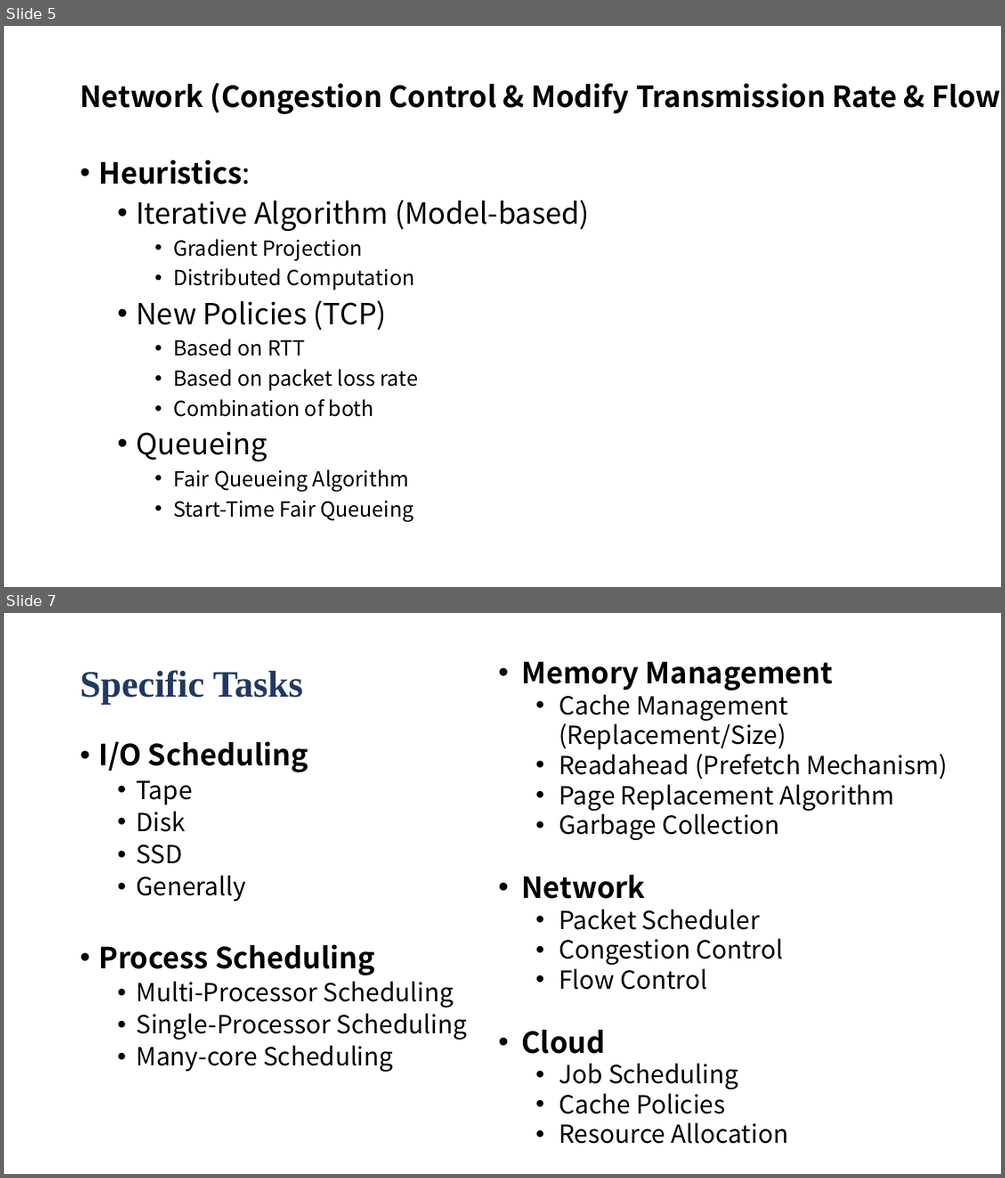
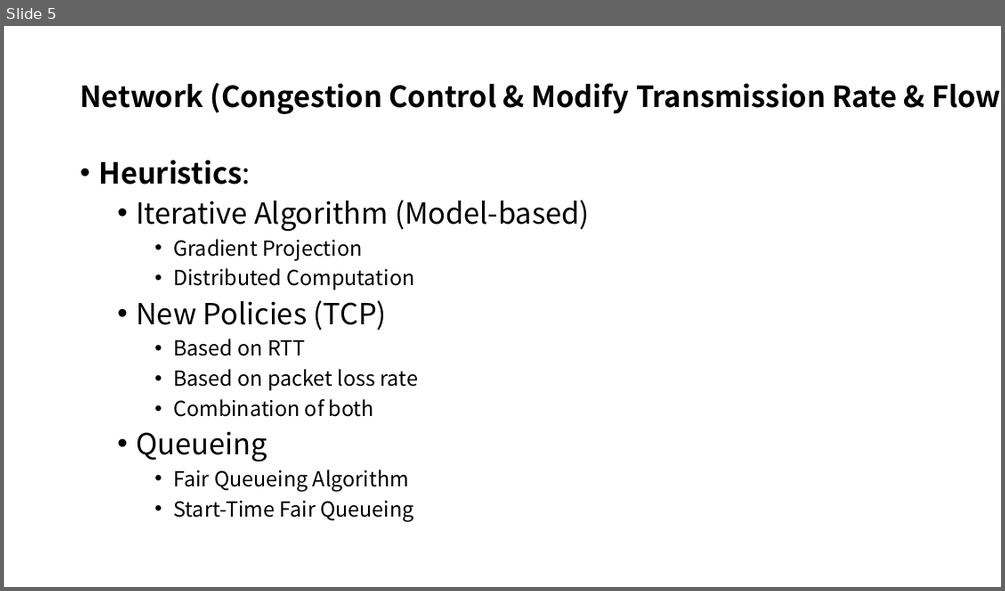
Before and after one commit to LiuYingying0104/AIOS, a slide deck: Papers/ML Apply in OS/updates.pptx. Shown one above the other, each under a label of ours: slides 5 and 7 before the commit, slide 5 after it; the slides between them are not shown. The pictures are 1005x1178 and 1005x591 pixels, drawn with LibreOffice and Linux fonts; fonts in the diff are those of the drawing. Boxes give left, top, right and bottom in pixels: in the first picture for what was removed or moved away, otherwise in the second. Text is boxed around its words. In the diff, an @@ line names an element or a change of style, - is before the commit and + after.

```diff
--- a/Papers/ML Apply in OS/updates.pptx
+++ b/Papers/ML Apply in OS/updates.pptx
@@ slide 7 removed at (x1=4, y1=613, x2=1001, y2=1174), background #FFFFFF @@
@@ text removed at (x1=522, y1=661, x2=947, y2=1114) @@
-• Memory Management
-  • Cache Management (Replacement/Size)
-  • Readahead (Prefetch Mechanism)
-  • Page Replacement Algorithm
-  • Garbage Collection
-• Network
-  • Packet Scheduler
-  • Congestion Control
-  • Flow Control
-• Cloud
-  • Job Scheduling
-  • Cache Policies
-  • Resource Allocation
@@ title removed at (x1=80, y1=670, x2=303, y2=704) @@
-Specific Tasks
@@ text removed at (x1=98, y1=741, x2=467, y2=1071) @@
-• I/O Scheduling
-  • Tape
-  • Disk
-  • SSD
-  • Generally
-• Process Scheduling
-  • Multi-Processor Scheduling
-  • Single-Processor Scheduling
-  • Many-core Scheduling
```
Also in this commit, not shown: 1 slide changed, 2 slides added, 20 other files.
